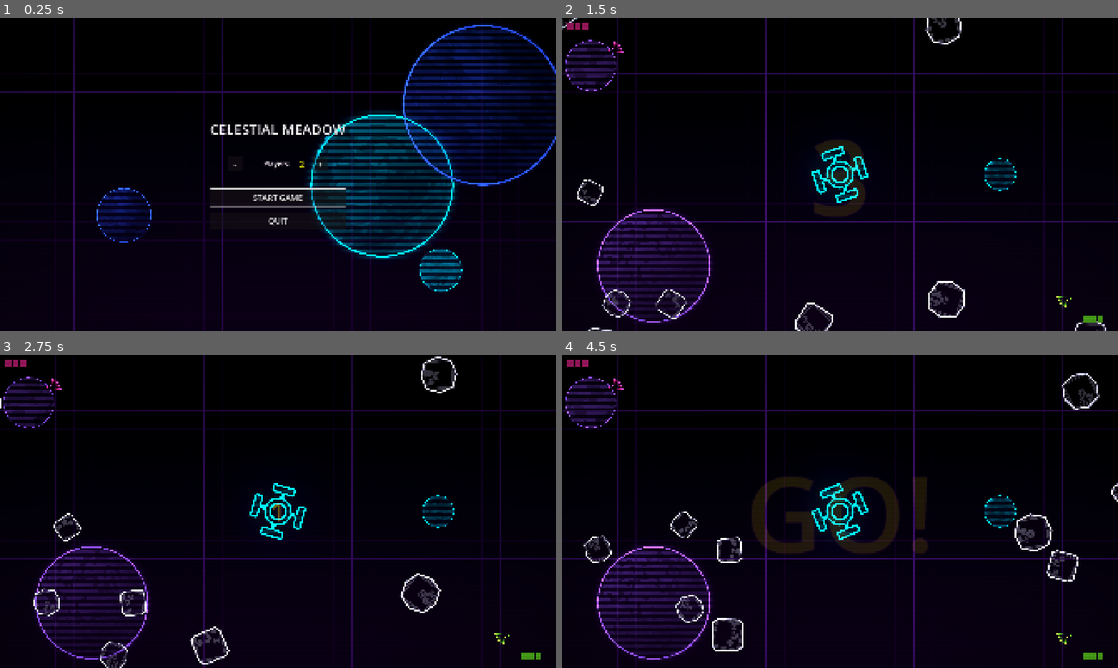
Above: before the commit, frames 1-4 (two rows, left to right).
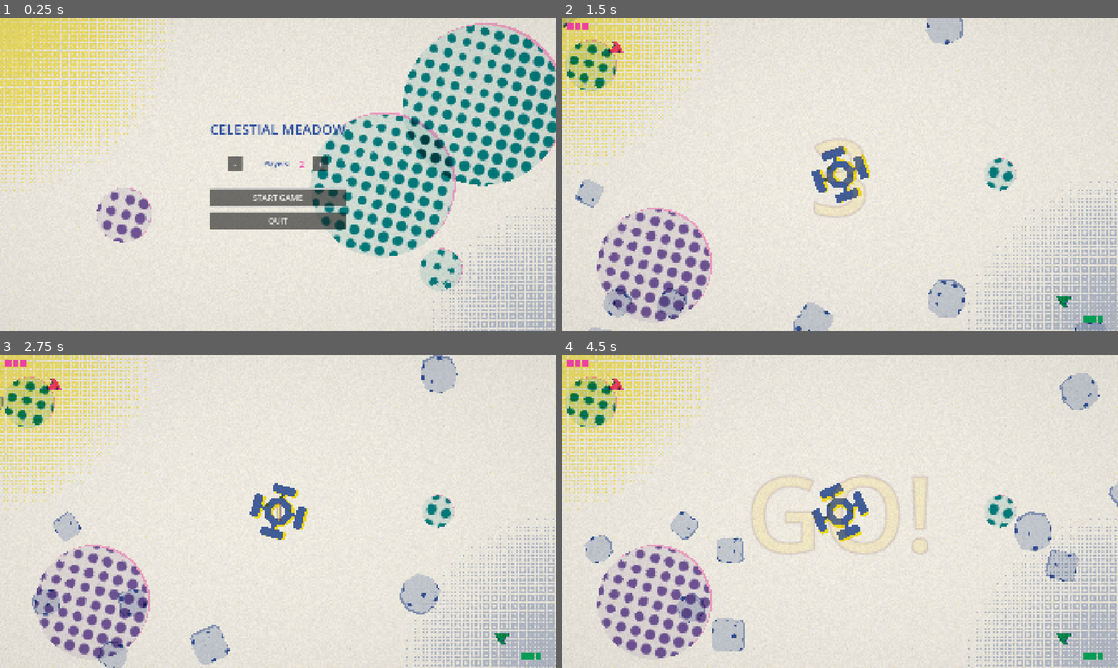
Above: after the commit, the same moments.

Repository: Teeohbee/CelestialMeadow
Game: Godot game, scene res://menu.tscn
The game is run twice, just before and just after one commit, with the same random seed, the same clock (stepped at 60 frames per second) and the same inputs.
Inputs:
- Up to frame 1 (0.25 s): no input
- Up to frame 2 (1.5 s): click "START GAME" at 0.5 s
- Up to frame 3 (2.75 s): no input
- Up to frame 4 (4.5 s): no input

The runs differ from the first frame. In frame 1, 100% of the frame differs, in the area x 0-100%, y 0-100%; in frame 2, 100%; in frame 3, 100%; in frame 4, 100%.

Commit message:
feat: risograph print style prototype
Swaps the neon look for a riso print on cream paper:
- riso_sprite shader: sprites print as flat ink (their modulate colour)
  with halftone shading and a misregistered second-ink silhouette,
  multiply-blended so overlapping prints mix like real ink
- riso_paper shader: cream paper with grain and two corner halftone washes
- player palette swapped to riso inks; glow off; post-FX drops scanlines
  and adds paper grain (shake aberration now reads as plate shift)
- menu text recoloured for the light background

Diff:
--- a/asteroid.tscn
+++ b/asteroid.tscn
@@ -6,7 +6,7 @@
 [ext_resource type="PackedScene" uid="uid://0rrpx2uqw0jh" path="res://explosion.tscn" id="3_3pasg"]
 [ext_resource type="AudioStream" uid="uid://crehfdwax0f6x" path="res://audio/explosion.ogg" id="4_bsxi3"]
 
-[ext_resource type="Material" path="res://shaders/neon_sprite_material.tres" id="neon_mat"]
+[ext_resource type="Material" path="res://shaders/riso_sprite_material.tres" id="neon_mat"]
 [sub_resource type="PhysicsMaterial" id="PhysicsMaterial_jey0l"]
 bounce = 1.0
 
--- a/bullet.tscn
+++ b/bullet.tscn
@@ -3,7 +3,7 @@
 [ext_resource type="Script" path="res://bullet.gd" id="1_w6a11"]
 [ext_resource type="Texture2D" uid="uid://bgjfce45u4m1c" path="res://sprites/laser.png" id="2_ilf2a"]
 
-[ext_resource type="Material" path="res://shaders/neon_ship_material.tres" id="neon_ship_mat"]
+[ext_resource type="Material" path="res://shaders/riso_ship_material.tres" id="neon_ship_mat"]
 [sub_resource type="RectangleShape2D" id="RectangleShape2D_ek1mn"]
 size = Vector2(24, 128)
 
--- a/game_config.gd
+++ b/game_config.gd
@@ -52,19 +52,19 @@
 const END_GAME_CHECK_DELAY: float = 0.5
 const VICTORY_SCREEN_DURATION: float = 3.0
 
-# Player Colors (neon palette)
+# Player Colors (riso ink palette)
 const PLAYER_COLORS: Array[Color] = [
-	Color(1.0, 0.15, 0.6),   # Hot pink
-	Color(0.45, 1.0, 0.15),  # Lime
-	Color(0.2, 0.45, 1.0),   # Electric blue
-	Color(1.0, 0.7, 0.0),    # Amber
-	Color(0.7, 0.3, 1.0),    # Violet
-	Color(0.0, 0.9, 1.0)     # Cyan
+	Color(1.0, 0.282, 0.69),    # Fluorescent Pink
+	Color(0.0, 0.663, 0.361),   # Green
+	Color(0.196, 0.333, 0.643), # Medium Blue
+	Color(1.0, 0.424, 0.184),   # Orange
+	Color(0.463, 0.357, 0.655), # Violet
+	Color(0.0, 0.514, 0.541)    # Teal
 ]
 
 # Neon Rendering
 ## Multiplier pushing neon colours above 1.0 so the glow post-process picks them up
-const NEON_GLOW: float = 2.5
+const NEON_GLOW: float = 1.0
 # Particles
 const SPARK_LIFETIME: float = 0.7
 const SPARK_SPEED_MIN: float = 150.0
@@ -74,11 +74,10 @@
 const SPARK_COUNT_PLAYER: int = 90
 const BULLET_TRAIL_LENGTH: float = 120.0  # in bullet-local units (bullet is scaled 0.5)
 
-const ASTEROID_COLOR: Color = Color(0.85, 0.85, 1.0)
+const ASTEROID_COLOR: Color = Color(0.196, 0.333, 0.643)  # riso Medium Blue
 const HOLOGRAM_COLORS: Array[Color] = [
-	Color(0.0, 0.8, 1.0),   # Cyan
-	Color(0.15, 0.3, 1.0),  # Deep blue
-	Color(0.55, 0.3, 1.0)   # Violet
+	Color(0.0, 0.514, 0.541),   # Teal
+	Color(0.463, 0.357, 0.655)  # Violet
 ]
 
 # Player Starting Rotation Adjustments (degrees)
--- a/main.tscn
+++ b/main.tscn
@@ -13,7 +13,7 @@
 [ext_resource type="PackedScene" uid="uid://countdown123" path="res://countdown.tscn" id="11_countdown"]
 
 [ext_resource type="Environment" path="res://neon_environment.tres" id="12_env"]
-[ext_resource type="Material" path="res://shaders/grid_material.tres" id="13_grid"]
+[ext_resource type="Material" path="res://shaders/riso_paper_material.tres" id="13_grid"]
 [ext_resource type="PackedScene" path="res://post_fx.tscn" id="14_postfx"]
 
 [sub_resource type="Curve2D" id="Curve2D_1lhca"]
--- a/menu.tscn
+++ b/menu.tscn
@@ -3,7 +3,7 @@
 [ext_resource type="Script" path="res://menu.gd" id="1_menu"]
 [ext_resource type="PackedScene" uid="uid://bnauy0payb6b1" path="res://planet.tscn" id="2_planet"]
 [ext_resource type="Environment" path="res://neon_environment.tres" id="3_env"]
-[ext_resource type="Material" path="res://shaders/grid_material.tres" id="4_grid"]
+[ext_resource type="Material" path="res://shaders/riso_paper_material.tres" id="4_grid"]
 [ext_resource type="PackedScene" path="res://post_fx.tscn" id="5_postfx"]
 
 [node name="Menu" type="Control"]
@@ -62,7 +62,7 @@
 
 [node name="Title" type="Label" parent="VBoxContainer"]
 layout_mode = 2
-theme_override_colors/font_color = Color(1, 1, 1, 1)
+theme_override_colors/font_color = Color(0.196, 0.333, 0.643, 1)
 theme_override_font_sizes/font_size = 48
 text = "CELESTIAL MEADOW"
 horizontal_alignment = 1
@@ -88,7 +88,7 @@
 [node name="PlayerLabel" type="Label" parent="VBoxContainer/PlayerCount"]
 custom_minimum_size = Vector2(150, 0)
 layout_mode = 2
-theme_override_colors/font_color = Color(1, 1, 1, 1)
+theme_override_colors/font_color = Color(0.196, 0.333, 0.643, 1)
 theme_override_font_sizes/font_size = 24
 text = "Players:"
 horizontal_alignment = 2
@@ -97,7 +97,7 @@
 [node name="Label" type="Label" parent="VBoxContainer/PlayerCount"]
 custom_minimum_size = Vector2(50, 0)
 layout_mode = 2
-theme_override_colors/font_color = Color(1, 1, 0, 1)
+theme_override_colors/font_color = Color(1, 0.282, 0.69, 1)
 theme_override_font_sizes/font_size = 32
 text = "2"
 horizontal_alignment = 1
--- a/neon_environment.tres
+++ b/neon_environment.tres
@@ -2,7 +2,7 @@
 
 [resource]
 background_mode = 3
-glow_enabled = true
+glow_enabled = false
 glow_levels/1 = 1.0
 glow_levels/2 = 1.0
 glow_levels/3 = 1.0
--- a/planet.tscn
+++ b/planet.tscn
@@ -11,7 +11,7 @@
 [ext_resource type="Texture2D" uid="uid://bgioc4nl73xc0" path="res://sprites/planet07.png" id="9_gib37"]
 [ext_resource type="Texture2D" uid="uid://kvy4jitc24uw" path="res://sprites/planet08.png" id="10_e8ovj"]
 [ext_resource type="Texture2D" uid="uid://da822ryvpydf2" path="res://sprites/planet09.png" id="11_wohbm"]
-[ext_resource type="Material" path="res://shaders/hologram_planet_material.tres" id="holo_mat"]
+[ext_resource type="Material" path="res://shaders/riso_planet_material.tres" id="holo_mat"]
 
 [node name="Planet" type="Sprite2D"]
 material = ExtResource("holo_mat")
--- a/player.tscn
+++ b/player.tscn
@@ -8,8 +8,8 @@
 [ext_resource type="AudioStream" uid="uid://d1ih0wlocb1vm" path="res://audio/laser.ogg" id="6_fcvbl"]
 [ext_resource type="AudioStream" uid="uid://crehfdwax0f6x" path="res://audio/explosion.ogg" id="7_3y38g"]
 
-[ext_resource type="Material" path="res://shaders/neon_sprite_material.tres" id="neon_mat"]
-[ext_resource type="Material" path="res://shaders/neon_ship_material.tres" id="neon_ship_mat"]
+[ext_resource type="Material" path="res://shaders/riso_sprite_material.tres" id="neon_mat"]
+[ext_resource type="Material" path="res://shaders/riso_ship_material.tres" id="neon_ship_mat"]
 [sub_resource type="CircleShape2D" id="CircleShape2D_v3wws"]
 radius = 21.0
 
--- a/post_fx.tscn
+++ b/post_fx.tscn
@@ -5,6 +5,9 @@
 
 [sub_resource type="ShaderMaterial" id="ShaderMaterial_postfx"]
 shader = ExtResource("2_shader")
+shader_parameter/scanline_alpha = 0.0
+shader_parameter/vignette = 0.06
+shader_parameter/grain = 0.04
 
 [node name="PostFX" type="CanvasLayer"]
 layer = 10
--- a/shaders/post_fx.gdshader
+++ b/shaders/post_fx.gdshader
@@ -8,6 +8,7 @@
 uniform float scanline_alpha = 0.08;
 uniform float scanline_spacing = 3.0;  // screen pixels
 uniform float vignette = 0.45;
+uniform float grain = 0.0;
 
 void fragment() {
 	vec2 from_centre = SCREEN_UV - 0.5;
@@ -19,5 +20,6 @@
 
 	float scan = 1.0 - scanline_alpha * step(0.5, fract(FRAGCOORD.y / scanline_spacing));
 	float vig = 1.0 - vignette * dot(from_centre, from_centre) * 2.0;
-	COLOR = vec4(col * scan * vig, 1.0);
+	float noise = fract(sin(dot(floor(FRAGCOORD.xy), vec2(12.9898, 78.233))) * 43758.5453);
+	COLOR = vec4(col * scan * vig * (1.0 - grain * noise), 1.0);
 }
--- /dev/null
+++ b/shaders/riso_paper.gdshader
@@ -0,0 +1,40 @@
+shader_type canvas_item;
+
+// Cream riso paper: fibre grain plus two faint halftone washes in opposite
+// corners. Local (world) space so it moves with camera shake.
+
+uniform vec4 paper : source_color = vec4(0.97, 0.955, 0.915, 1.0);
+uniform vec4 wash_a : source_color = vec4(1.0, 0.91, 0.0, 1.0);     // riso Yellow, top-left
+uniform vec4 wash_b : source_color = vec4(0.196, 0.333, 0.643, 1.0); // riso Medium Blue, bottom-right
+uniform float wash_a_strength = 0.55;
+uniform float wash_b_strength = 0.3;
+uniform float wash_radius = 0.3;  // fraction of width
+uniform vec2 size = vec2(2048.0, 1208.0);
+uniform float dot_cell = 14.0;
+uniform float grain = 0.04;
+
+varying vec2 local_pos;
+
+void vertex() {
+	local_pos = VERTEX;
+}
+
+float hash(vec2 p) {
+	return fract(sin(dot(p, vec2(127.1, 311.7))) * 43758.5453);
+}
+
+float halftone(vec2 p, float amount) {
+	vec2 cell = fract(p / dot_cell) - 0.5;
+	float r = sqrt(clamp(amount, 0.0, 1.0)) * 0.62;
+	return 1.0 - smoothstep(r - 0.06, r + 0.06, length(cell));
+}
+
+void fragment() {
+	float a = max(0.0, 1.0 - length(local_pos) / (size.x * wash_radius));
+	float b = max(0.0, 1.0 - length(size - local_pos) / (size.x * wash_radius));
+	vec3 col = paper.rgb;
+	col *= mix(vec3(1.0), wash_a.rgb, halftone(local_pos, a) * wash_a_strength);
+	col *= mix(vec3(1.0), wash_b.rgb, halftone(local_pos + dot_cell * 0.5, b) * wash_b_strength);
+	col *= 1.0 - grain * hash(floor(local_pos));
+	COLOR = vec4(col, 1.0);
+}
--- /dev/null
+++ b/shaders/riso_paper_material.tres
@@ -0,0 +1,6 @@
+[gd_resource type="ShaderMaterial" load_steps=2 format=3]
+
+[ext_resource type="Shader" path="res://shaders/riso_paper.gdshader" id="1_shader"]
+
+[resource]
+shader = ExtResource("1_shader")
--- /dev/null
+++ b/shaders/riso_planet_material.tres
@@ -0,0 +1,13 @@
+[gd_resource type="ShaderMaterial" load_steps=2 format=3]
+
+[ext_resource type="Shader" path="res://shaders/riso_sprite.gdshader" id="1_shader"]
+
+[resource]
+shader = ExtResource("1_shader")
+shader_parameter/second_ink = Color(1, 0.282, 0.69, 1)
+shader_parameter/misregister = Vector2(16, -12)
+shader_parameter/fill = 0.12
+shader_parameter/shade_strength = 0.5
+shader_parameter/offset_strength = 0.45
+shader_parameter/shade_in_main_ink = true
+shader_parameter/dot_cell = 9.0
--- /dev/null
+++ b/shaders/riso_ship_material.tres
@@ -0,0 +1,9 @@
+[gd_resource type="ShaderMaterial" load_steps=2 format=3]
+
+[ext_resource type="Shader" path="res://shaders/riso_sprite.gdshader" id="1_shader"]
+
+[resource]
+shader = ExtResource("1_shader")
+shader_parameter/misregister = Vector2(6, 6)
+shader_parameter/fill = 1.0
+shader_parameter/shade_strength = 0.3
--- /dev/null
+++ b/shaders/riso_sprite.gdshader
@@ -0,0 +1,52 @@
+shader_type canvas_item;
+render_mode blend_mul;
+
+// Risograph print: the sprite is printed as flat ink (its modulate colour),
+// shaded with screen-space halftone dots in a second ink, with a misregistered
+// copy of the silhouette in that second ink. Multiplied onto the paper below,
+// so overlapping prints mix like real ink. Output white = no ink.
+
+uniform vec4 second_ink : source_color = vec4(0.196, 0.333, 0.643, 1.0); // riso Medium Blue
+uniform vec2 misregister = vec2(5.0, 5.0);  // texture pixels
+uniform float fill = 0.95;                  // coverage of the main ink
+uniform float shade_strength = 0.85;        // halftone from the sprite's dark areas
+uniform float offset_strength = 0.9;        // coverage of the misregistered silhouette
+uniform float knockout = 1.0;               // 1 = offset only prints where the main ink doesn't
+uniform bool shade_in_main_ink = false;     // halftone shading in the main ink instead of the second
+uniform float dot_cell = 7.0;               // halftone cell size in screen pixels
+uniform float dot_angle = 15.0;             // degrees
+
+varying vec4 tint;
+
+void vertex() {
+	tint = COLOR;
+}
+
+float halftone(vec2 p, float amount) {
+	float a = radians(dot_angle);
+	p = mat2(vec2(cos(a), -sin(a)), vec2(sin(a), cos(a))) * p;
+	vec2 cell = fract(p / dot_cell) - 0.5;
+	float r = sqrt(clamp(amount, 0.0, 1.0)) * 0.62;
+	return 1.0 - smoothstep(r - 0.08, r + 0.08, length(cell));
+}
+
+void fragment() {
+	vec4 tex = texture(TEXTURE, UV);
+	float lum = dot(tex.rgb, vec3(0.299, 0.587, 0.114));
+	float body = step(0.5, tex.a);
+
+	float offset_alpha = step(0.5, texture(TEXTURE, UV - misregister * TEXTURE_PIXEL_SIZE).a);
+	float offset_cov = offset_alpha * mix(1.0, 1.0 - body, knockout) * offset_strength;
+	float shade_cov = body * halftone(FRAGCOORD.xy, (1.0 - lum) * shade_strength);
+
+	vec3 main_ink;
+	vec3 second;
+	if (shade_in_main_ink) {
+		main_ink = mix(vec3(1.0), tint.rgb, max(body * fill, shade_cov));
+		second = mix(vec3(1.0), second_ink.rgb, offset_cov);
+	} else {
+		main_ink = mix(vec3(1.0), tint.rgb, body * fill);
+		second = mix(vec3(1.0), second_ink.rgb, max(offset_cov, shade_cov));
+	}
+	COLOR = vec4(mix(vec3(1.0), main_ink * second, tint.a), 1.0);
+}
--- /dev/null
+++ b/shaders/riso_sprite_material.tres
@@ -0,0 +1,11 @@
+[gd_resource type="ShaderMaterial" load_steps=2 format=3]
+
+[ext_resource type="Shader" path="res://shaders/riso_sprite.gdshader" id="1_shader"]
+
+[resource]
+shader = ExtResource("1_shader")
+shader_parameter/misregister = Vector2(4, 4)
+shader_parameter/fill = 0.22
+shader_parameter/shade_strength = 0.9
+shader_parameter/offset_strength = 0.55
+shader_parameter/shade_in_main_ink = true
--- /dev/null
+++ b/shaders/riso_station_material.tres
@@ -0,0 +1,11 @@
+[gd_resource type="ShaderMaterial" load_steps=2 format=3]
+
+[ext_resource type="Shader" path="res://shaders/riso_sprite.gdshader" id="1_shader"]
+
+[resource]
+shader = ExtResource("1_shader")
+shader_parameter/second_ink = Color(1, 0.91, 0, 1)
+shader_parameter/misregister = Vector2(5, -4)
+shader_parameter/fill = 0.9
+shader_parameter/shade_strength = 0.25
+shader_parameter/knockout = 1.0
--- a/space_station.tscn
+++ b/space_station.tscn
@@ -2,7 +2,7 @@
 
 [ext_resource type="Script" path="res://space_station.gd" id="1_tpi0f"]
 [ext_resource type="Texture2D" uid="uid://6to4hoo5jbon" path="res://sprites/station.png" id="1_yn1n7"]
-[ext_resource type="Material" path="res://shaders/hologram_station_material.tres" id="holo_mat"]
+[ext_resource type="Material" path="res://shaders/riso_station_material.tres" id="holo_mat"]
 
 [sub_resource type="CircleShape2D" id="CircleShape2D_f7t7u"]
 radius = 32.5615
@@ -15,7 +15,7 @@
 script = ExtResource("1_tpi0f")
 
 [node name="Sprite2D" type="Sprite2D" parent="."]
-self_modulate = Color(0, 0.9, 1, 1)
+self_modulate = Color(0.196, 0.333, 0.643, 1)
 material = ExtResource("holo_mat")
 texture = ExtResource("1_yn1n7")
 
Not shown, added: shaders/riso_paper.gdshader.uid
Not shown, added: shaders/riso_sprite.gdshader.uid
